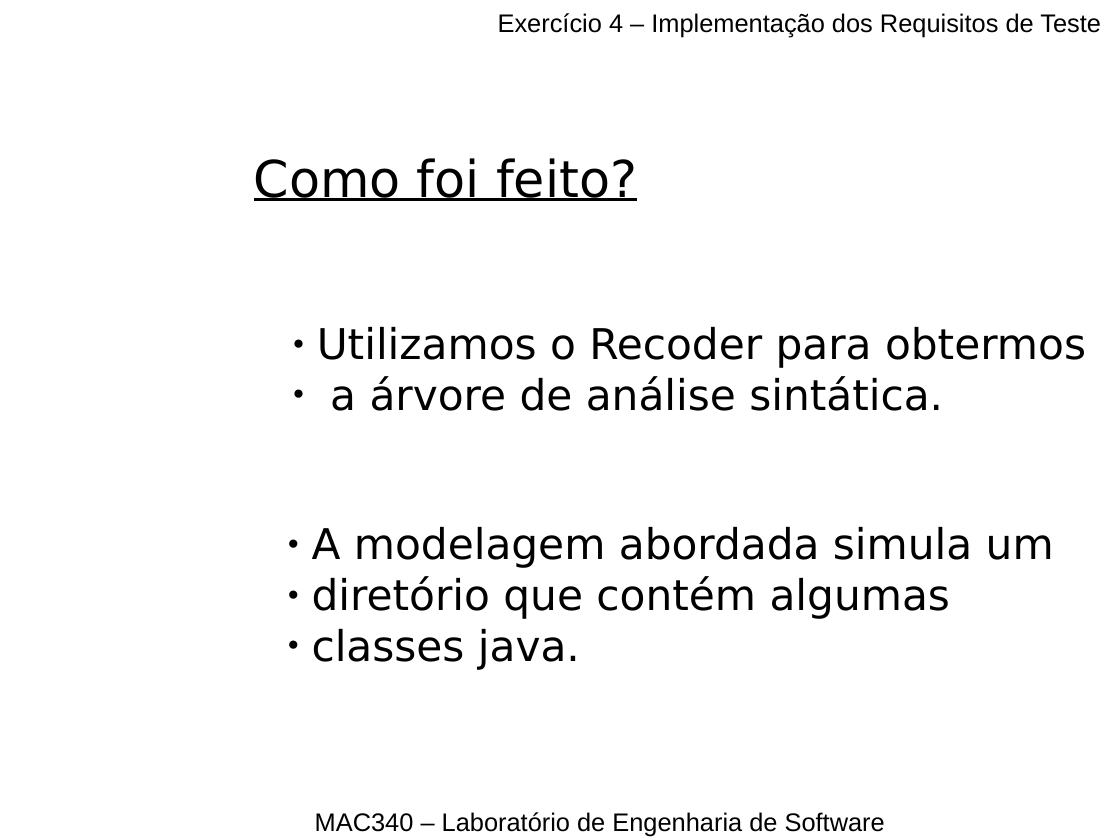
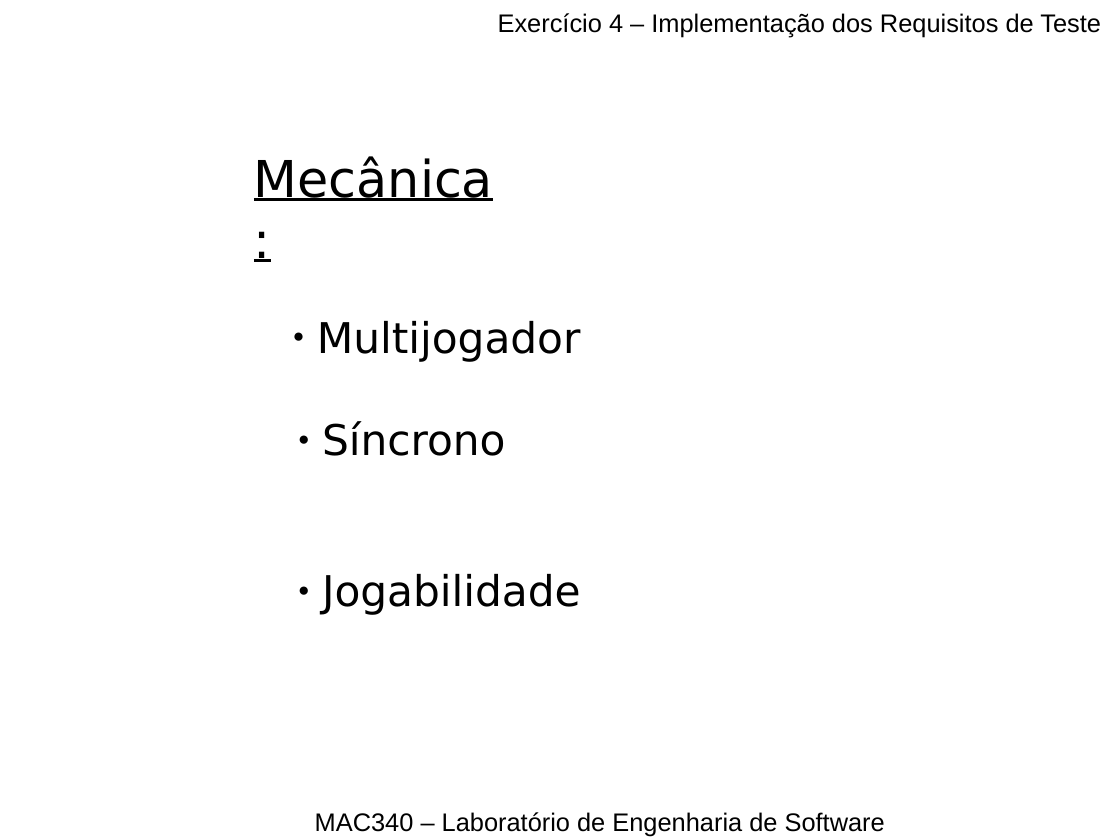
Before and after one commit to murch2/TCC, a slide deck: slide 5 of apresentacao/slides.odp. Drawn at 1120x840 pixels with LibreOffice and Linux fonts; fonts in the diff are those of the drawing; background and template pictures are left out. Boxes give left, top, right and bottom in pixels: in the first picture for what was removed or moved away, otherwise in the second. Text is boxed around its words. In the diff, an @@ line names an element or a change of style, - is before the commit and + after.

```diff
--- a/apresentacao/slides.odp
+++ b/apresentacao/slides.odp
@@ text removed at (254,158,637,201) @@
-Como foi feito?
@@ text added at (254,156,493,201), 36 pt, text #000000, underline @@
+Mecânica:
@@ text removed at (317,327,1086,411) @@
-● Utilizamos o Recoder para obtermos
-● a árvore de análise sintática.
@@ text added at (317,321,581,362), 30 pt, text #000000 @@
+● Multijogador
@@ text added at (322,421,506,456), 30 pt, text #000000 @@
+● Síncrono
@@ text removed at (312,527,1054,670) @@
-● A modelagem abordada simula um
-● diretório que contém algumas
-● classes java.
@@ text added at (322,574,581,615), 30 pt, text #000000 @@
+● Jogabilidade
```
Also in this commit, not shown: 3 other slides changed, 1 other file.
